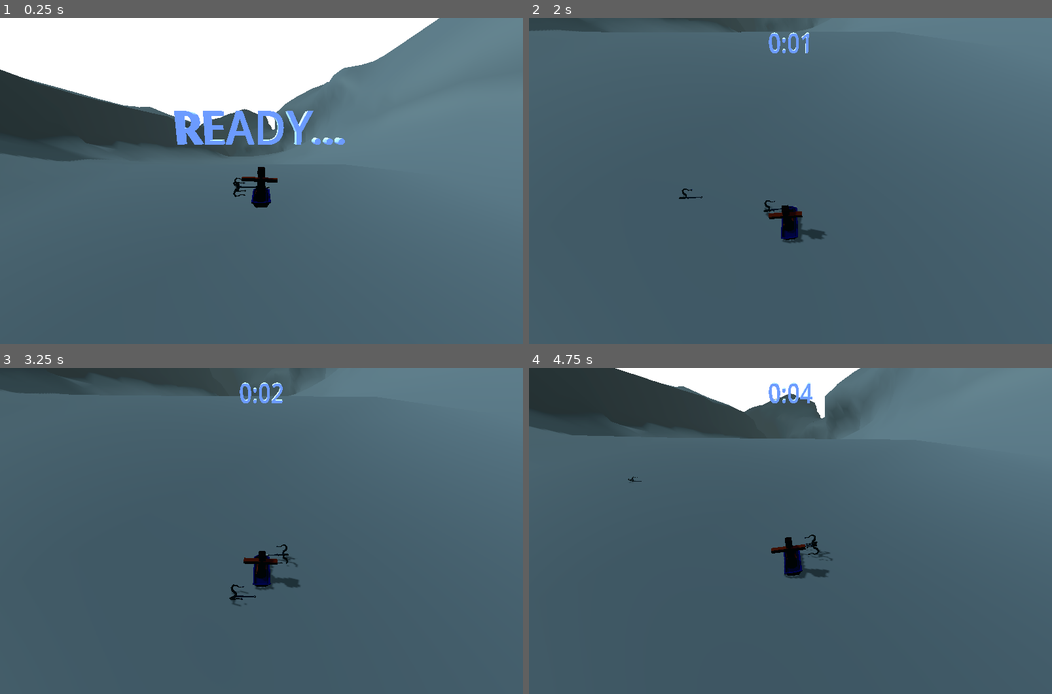
Above: before the commit, frames 1-4 (two rows, left to right).
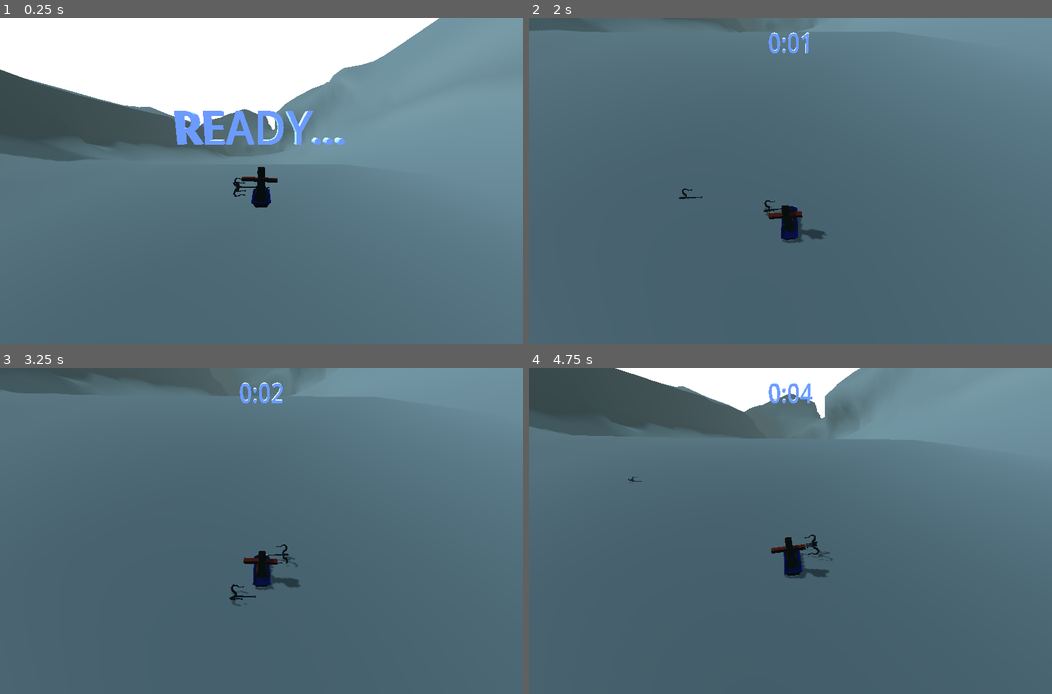
Above: after the commit, the same moments.

Repository: tokkoro/ggj24-sled
Game: Godot game, scene res://tomi_testaa/level_loader_scene.tscn
Two runs of this game, one before a commit and one after it. Both use one fixed random seed, a clock stepped at 60 frames per second and the inputs below.
Inputs (mouse positions are in pixels of both pictures, inside the frame that each line leads up to):
- Up to frame 1 (0.25 s): no input
- Up to frame 2 (2 s): move the mouse to (905, 164) at 0.52 s; hold Right (turn_right) 0.53-1.28 s; tap Down (break) at 0.6, 1.35 s; click (905, 164) at 0.67 s; tap Space (jump) at 0.77, 1.52 s; move the mouse to (685, 197) at 1.27 s; hold Left (turn_left) from 1.28 s (still down)
- Up to frame 3 (3.25 s): move the mouse to (313, 459) at 2.02 s; release Left (turn_left) at 2.03 s; hold Right (turn_right) 2.03-2.78 s; tap Down (break) at 2.1, 2.85 s; move the mouse to (235, 596) at 2.77 s; hold Up (accelerate) from 2.78 s (still down); click (235, 596) at 2.92 s; tap Space (jump) at 3.02 s
- Up to frame 4 (4.75 s): move the mouse to (947, 579) at 3.52 s; release Up (accelerate) at 3.53 s; hold Left (turn_left) from 3.53 s (still down); tap Down (break) at 3.6, 4.35 s; tap Space (jump) at 3.77, 4.52 s; move the mouse to (633, 482) at 4.27 s

The runs differ from the first frame. In frame 1, 8.0% of the frame differs, in the area x 0-86%, y 0-45%; in frame 2, 1.7%; in frame 3, 3.8%; in frame 4, 8.3%, in the area x 3-77%, y 0-55%.

Commit message:
make fog less dark

Diff:
--- a/godot_project/tomi_testaa/hill_area.tscn
+++ b/godot_project/tomi_testaa/hill_area.tscn
@@ -7,17 +7,17 @@
 [ext_resource type="Script" path="res://tomi_testaa/CountDownLabels.gd" id="4_kjjsv"]
 [ext_resource type="PackedScene" uid="uid://bw8q8fcqh4wil" path="res://rikun_kansio/Hook.tscn" id="5_kv3ey"]
 [ext_resource type="AudioStream" uid="uid://blmpud0otcam8" path="res://sounds/boing.wav" id="5_qasfm"]
-[ext_resource type="Material" path="res://tomi_testaa/count_down_label_material.tres" id="5_sgs8b"]
+[ext_resource type="Material" uid="uid://bdqffmtj76632" path="res://tomi_testaa/count_down_label_material.tres" id="5_sgs8b"]
 [ext_resource type="AudioStream" uid="uid://cg67r5wg6cjs5" path="res://sounds/ping.ogg" id="6_8jhb8"]
 [ext_resource type="Shader" path="res://sled/debug_my_balls.gdshader" id="6_t8g3j"]
 [ext_resource type="Script" path="res://tomi_testaa/Goal.gd" id="7_1fp6q"]
 [ext_resource type="Script" path="res://tomi_testaa/TheGame.gd" id="8_115im"]
-[ext_resource type="Shape3D" path="res://tomi_testaa/goal_box_shape.tres" id="12_0b2l2"]
+[ext_resource type="AudioStream" uid="uid://l71a2758d1k7" path="res://sounds/humm.ogg" id="10_aqsud"]
+[ext_resource type="Shape3D" uid="uid://c6dwwlfow03tf" path="res://tomi_testaa/goal_box_shape.tres" id="12_0b2l2"]
 [ext_resource type="Script" path="res://tomi_testaa/InterpolatedCameraBetter.gd" id="12_u5t8h"]
-[ext_resource type="PackedScene" uid="uid://d321yu0pfgq3c" path="res://rikun_kansio/pointer.tscn" id="12_vi5oh"]
+[ext_resource type="PackedScene" path="res://rikun_kansio/pointer.tscn" id="12_vi5oh"]
 [ext_resource type="Script" path="res://tomi_testaa/pulsing_time.gd" id="13_2k2q3"]
 [ext_resource type="PackedScene" uid="uid://c84j0x5s5gxwp" path="res://rikun_kansio/maailman_kalustus.tscn" id="18_w2y4b"]
-[ext_resource type="AudioStream" uid="uid://d4f4loyx5o2iq" path="res://sounds/ai2_v2.ogg" id="18_wqwna"]
 
 [sub_resource type="PhysicsMaterial" id="PhysicsMaterial_sh2yx"]
 friction = 0.1
@@ -113,7 +113,7 @@
 glow_enabled = true
 fog_enabled = true
 fog_light_color = Color(0.698039, 0.862745, 0.890196, 1)
-fog_light_energy = 0.1
+fog_light_energy = 0.2
 fog_density = 0.005
 fog_sky_affect = 0.9
 volumetric_fog_density = 0.0359
@@ -248,6 +248,12 @@
 [node name="CollisionShape3D" type="CollisionShape3D" parent="TheGame/GoalArea"]
 shape = ExtResource("12_0b2l2")
 
+[node name="AudioStreamPlayer" type="AudioStreamPlayer" parent="TheGame"]
+stream = ExtResource("10_aqsud")
+volume_db = -10.0
+pitch_scale = 0.8
+autoplay = true
+
 [node name="WorldEnvironment" type="WorldEnvironment" parent="."]
 environment = SubResource("Environment_ojc11")
 
@@ -262,10 +268,6 @@
 path_name = "level0_path"
 intended_path_thickness = 20.0
 
-[node name="MusicPlayer" type="AudioStreamPlayer" parent="."]
-stream = ExtResource("18_wqwna")
-autoplay = true
-
 [connection signal="body_entered" from="TheGame/GoalArea" to="TheGame/GoalArea" method="_on_body_entered"]
 
 [editable path="Sled/Hook"]
